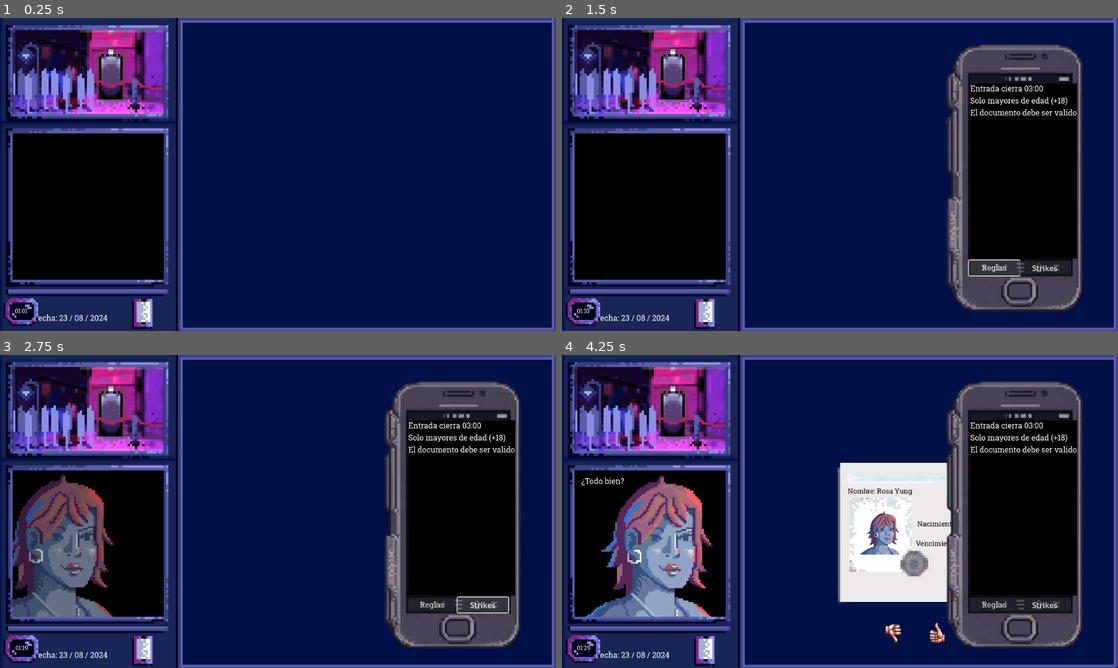
Above: before the commit, frames 1-4 (two rows, left to right).
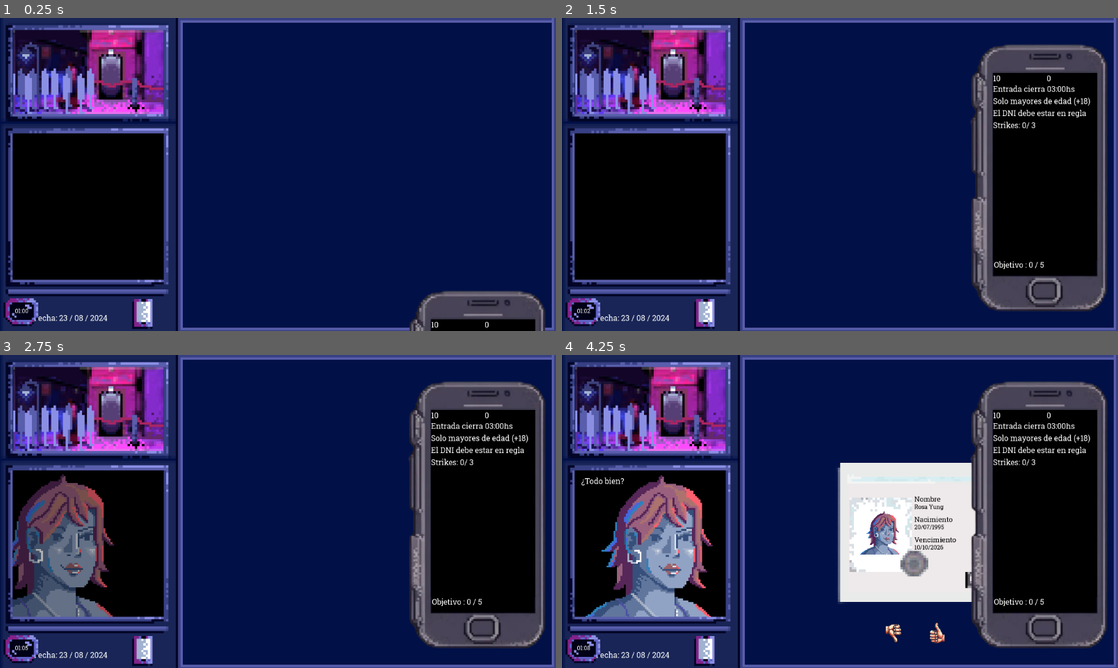
Above: after the commit, the same moments.

Repository: joacoague15/dni-en-mano
Game: Godot game, scene res://main_scene.tscn
Same seed, same stepped clock (60 frames per second), same inputs: the game is played once before the commit and once after it.
Inputs (mouse positions are in pixels of both pictures, inside the frame that each line leads up to):
- Up to frame 1 (0.25 s): no input
- Up to frame 2 (1.5 s): click (706, 315) at 0.5 s; click (995, 268) at 1.25 s, where only the run before the commit has a clickable "Reglas"
- Up to frame 3 (2.75 s): click (483, 605) at 2 s, where only the run before the commit has a clickable "Strikes"
- Up to frame 4 (4.25 s): click (706, 652) at 2.75 s; click (706, 652) at 3.5 s

The runs differ from the first frame. In frame 1, 2.9% of the frame differs, in the area x 4-99%, y 87-100%; in frame 2, 13%; in frame 3, 14%; in frame 4, 14%, in the area x 3-98%, y 8-95%.

Commit message:
Added objetives for win or loose

Diff:
--- a/CountdownNode.gd
+++ b/CountdownNode.gd
@@ -22,10 +22,9 @@
 
 func _process(delta):
 	if countdown_timer.is_stopped() and not result_screen_shown:
-		character_node.fill_result_details()
-		result_animation_player.play("show_results")
+		character_node.end_level()
 		result_screen_shown = true
-	change_remaining_seconds(delta * 7)
+	change_remaining_seconds(delta * 2)
 
 func _on_countdown_timer_timeout():
 	if current_time >= end_time:
--- a/character_random_selector.gd
+++ b/character_random_selector.gd
@@ -12,7 +12,9 @@
 @onready var total_characters_count = $ResultScreen/TotalCharactersCount
 @onready var correct_characters_count = $ResultScreen/CorrectCharactersCount
 @onready var incorrect_characters_count = $ResultScreen/IncorrectCharactersCount
-
+@onready var energy_label = $Phone/EnergyLabel
+@onready var strikes_label = $Phone/StrikesLabel
+@onready var correct_character_label = $Phone/CorrectCharactersLabel
 
 @onready var accept_button = $AcceptButton
 @onready var reject_button = $RejectButton
@@ -47,13 +49,21 @@
 
 var rules_visible = false
 
-var check_interval = 0.1  # Check every 0.1 seconds
+var check_interval = 0.1
 var time_since_last_check = 0.0
+
+var energy = 10
+var PERMITED_STRIKES = 3
+var CORRECT_CHARACTERS_NEEDED = 5
+var strikes = 0
 
 func _ready():
 	correct_characters = 0
 	incorrect_characters = []
 	background_music.play()
+	energy_label.text = str(energy)
+	strikes_label.text = str(strikes)
+	correct_character_label.text = "Objetivo : " + str(correct_characters) + " / " + str(CORRECT_CHARACTERS_NEEDED)
 	Input.set_custom_mouse_cursor(custom_cursor, 0, Vector2(64, 64))
 	apply_rules()
 	accept_button.visible = false
@@ -91,26 +101,54 @@
 	var correct_choice = false
 	accept_button.visible = false
 	reject_button.visible = false
+	handle_energy()
 	dni_animation_player.play("dni_disappear")
 	if problem in ["due_date", "born_date"]:
 		if wasAccepted:
 			incorrect_characters.append(problem)
+			handle_strikes()
 		else:
-			correct_characters += 1
 			correct_choice = true
+			handle_amount_correct_characters()
 	else:
 		if not problem and not wasAccepted:
 			incorrect_characters.append(problem)
+			handle_strikes()
 		elif not problem and wasAccepted:
-			correct_characters += 1
 			correct_choice = true
+			handle_amount_correct_characters()
 	handle_character_enter_or_not_anim(wasAccepted)
+
+func handle_energy():
+	if energy <= 1:
+		end_level()
+	energy -= 1
+	energy_label.text = str(energy)
+
+func handle_strikes():
+	if strikes < PERMITED_STRIKES:
+		strikes += 1
+		strikes_label.text = str(strikes)
+	else:
+		end_level()
+
+func handle_amount_correct_characters():
+	correct_characters += 1
+	correct_character_label.text = "Objetivo : " + str(correct_characters) + " / " + str(CORRECT_CHARACTERS_NEEDED)
+	if correct_characters >= CORRECT_CHARACTERS_NEEDED:
+		fill_result_details()
+		result_animation_player.play("show_results")
+
+func end_level():
+	fill_result_details()
+	result_animation_player.play("show_results")
 
 func apply_rules():
 	var rules = [
-		"Entrada cierra 03:00",
+		"Entrada cierra 03:00hs",
 		"Solo mayores de edad (+18)",
-		"El documento debe ser valido"
+		"El DNI debe estar en regla",
+		"Strikes: " + str(strikes) + "/ " + str(PERMITED_STRIKES)
 	]
 
 	var rules_text = ""
@@ -165,7 +203,6 @@
 	Input.set_custom_mouse_cursor(thumb_up_cursor, 0, Vector2(64, 64))
 
 func _on_reject_button_mouse_entered():
-	modulate = hover_color
 	Input.set_custom_mouse_cursor(thumb_down_cursor, 0, Vector2(64, 64))
 
 func _on_accept_button_mouse_exited():
--- a/dni_information.gd
+++ b/dni_information.gd
@@ -13,9 +13,9 @@
 
 func display_person_dni(dni):
 	if dni:
-		name_label.text = "Nombre: " + dni["name"]
-		born_date_label.text = "Nacimiento: " + dni["born_date"]
-		due_date_label.text = "Vencimiento: " + dni["due_date"]
+		name_label.text = dni["name"]
+		born_date_label.text = dni["born_date"]
+		due_date_label.text = dni["due_date"]
 		portrait_sprite.texture = dni["document_photo"]
 		portrait_sprite.visible = true
 	else:
--- a/main_scene.tscn
+++ b/main_scene.tscn
@@ -16,6 +16,109 @@
 [ext_resource type="Texture2D" uid="uid://nip20sokv4sy" path="res://characterImages/phone.png" id="15_4qmgs"]
 [ext_resource type="AudioStream" uid="uid://dh5mpboqaq8a4" path="res://sounds/la_noche_llama.ogg" id="15_entrm"]
 
+[sub_resource type="Animation" id="Animation_5h8d7"]
+length = 0.001
+tracks/0/type = "value"
+tracks/0/imported = false
+tracks/0/enabled = true
+tracks/0/path = NodePath("ResultBackground:color")
+tracks/0/interp = 1
+tracks/0/loop_wrap = true
+tracks/0/keys = {
+"times": PackedFloat32Array(0),
+"transitions": PackedFloat32Array(1),
+"update": 0,
+"values": [Color(0, 0, 0, 0)]
+}
+tracks/1/type = "value"
+tracks/1/imported = false
+tracks/1/enabled = true
+tracks/1/path = NodePath("LabelEffectScreen:visible")
+tracks/1/interp = 1
+tracks/1/loop_wrap = true
+tracks/1/keys = {
+"times": PackedFloat32Array(0),
+"transitions": PackedFloat32Array(1),
+"update": 1,
+"values": [false]
+}
+tracks/2/type = "value"
+tracks/2/imported = false
+tracks/2/enabled = true
+tracks/2/path = NodePath("LabelEffectScreen:position")
+tracks/2/interp = 1
+tracks/2/loop_wrap = true
+tracks/2/keys = {
+"times": PackedFloat32Array(0),
+"transitions": PackedFloat32Array(1),
+"update": 0,
+"values": [Vector2(-587, -335)]
+}
+tracks/3/type = "value"
+tracks/3/imported = false
+tracks/3/enabled = true
+tracks/3/path = NodePath(".:z_index")
+tracks/3/interp = 1
+tracks/3/loop_wrap = true
+tracks/3/keys = {
+"times": PackedFloat32Array(0),
+"transitions": PackedFloat32Array(1),
+"update": 1,
+"values": [0]
+}
+tracks/4/type = "value"
+tracks/4/imported = false
+tracks/4/enabled = true
+tracks/4/path = NodePath("TotalCharactersCount:visible")
+tracks/4/interp = 1
+tracks/4/loop_wrap = true
+tracks/4/keys = {
+"times": PackedFloat32Array(0),
+"transitions": PackedFloat32Array(1),
+"update": 1,
+"values": [false]
+}
+tracks/5/type = "value"
+tracks/5/imported = false
+tracks/5/enabled = true
+tracks/5/path = NodePath("CorrectCharactersCount:visible")
+tracks/5/interp = 1
+tracks/5/loop_wrap = true
+tracks/5/keys = {
+"times": PackedFloat32Array(0),
+"transitions": PackedFloat32Array(1),
+"update": 1,
+"values": [false]
+}
+tracks/6/type = "value"
+tracks/6/imported = false
+tracks/6/enabled = true
+tracks/6/path = NodePath("IncorrectCharactersCount:visible")
+tracks/6/interp = 1
+tracks/6/loop_wrap = true
+tracks/6/keys = {
+"times": PackedFloat32Array(0),
+"transitions": PackedFloat32Array(1),
+"update": 1,
+"values": [false]
+}
+
+[sub_resource type="Animation" id="Animation_e1jg5"]
+resource_name = "show_labels"
+length = 4.0
+tracks/0/type = "value"
+tracks/0/imported = false
+tracks/0/enabled = true
+tracks/0/path = NodePath("LabelEffectScreen:position")
+tracks/0/interp = 1
+tracks/0/loop_wrap = true
+tracks/0/keys = {
+"times": PackedFloat32Array(0, 4),
+"transitions": PackedFloat32Array(1, 1),
+"update": 0,
+"values": [Vector2(-587, -335), Vector2(-587, 400)]
+}
+
 [sub_resource type="Animation" id="Animation_25fdj"]
 resource_name = "show_results"
 length = 2.2
@@ -90,109 +193,6 @@
 "transitions": PackedFloat32Array(1),
 "update": 1,
 "values": [true]
-}
-
-[sub_resource type="Animation" id="Animation_5h8d7"]
-length = 0.001
-tracks/0/type = "value"
-tracks/0/imported = false
-tracks/0/enabled = true
-tracks/0/path = NodePath("ResultBackground:color")
-tracks/0/interp = 1
-tracks/0/loop_wrap = true
-tracks/0/keys = {
-"times": PackedFloat32Array(0),
-"transitions": PackedFloat32Array(1),
-"update": 0,
-"values": [Color(0, 0, 0, 0)]
-}
-tracks/1/type = "value"
-tracks/1/imported = false
-tracks/1/enabled = true
-tracks/1/path = NodePath("LabelEffectScreen:visible")
-tracks/1/interp = 1
-tracks/1/loop_wrap = true
-tracks/1/keys = {
-"times": PackedFloat32Array(0),
-"transitions": PackedFloat32Array(1),
-"update": 1,
-"values": [false]
-}
-tracks/2/type = "value"
-tracks/2/imported = false
-tracks/2/enabled = true
-tracks/2/path = NodePath("LabelEffectScreen:position")
-tracks/2/interp = 1
-tracks/2/loop_wrap = true
-tracks/2/keys = {
-"times": PackedFloat32Array(0),
-"transitions": PackedFloat32Array(1),
-"update": 0,
-"values": [Vector2(-587, -335)]
-}
-tracks/3/type = "value"
-tracks/3/imported = false
-tracks/3/enabled = true
-tracks/3/path = NodePath(".:z_index")
-tracks/3/interp = 1
-tracks/3/loop_wrap = true
-tracks/3/keys = {
-"times": PackedFloat32Array(0),
-"transitions": PackedFloat32Array(1),
-"update": 1,
-"values": [0]
-}
-tracks/4/type = "value"
-tracks/4/imported = false
-tracks/4/enabled = true
-tracks/4/path = NodePath("TotalCharactersCount:visible")
-tracks/4/interp = 1
-tracks/4/loop_wrap = true
-tracks/4/keys = {
-"times": PackedFloat32Array(0),
-"transitions": PackedFloat32Array(1),
-"update": 1,
-"values": [false]
-}
-tracks/5/type = "value"
-tracks/5/imported = false
-tracks/5/enabled = true
-tracks/5/path = NodePath("CorrectCharactersCount:visible")
-tracks/5/interp = 1
-tracks/5/loop_wrap = true
-tracks/5/keys = {
-"times": PackedFloat32Array(0),
-"transitions": PackedFloat32Array(1),
-"update": 1,
-"values": [false]
-}
-tracks/6/type = "value"
-tracks/6/imported = false
-tracks/6/enabled = true
-tracks/6/path = NodePath("IncorrectCharactersCount:visible")
-tracks/6/interp = 1
-tracks/6/loop_wrap = true
-tracks/6/keys = {
-"times": PackedFloat32Array(0),
-"transitions": PackedFloat32Array(1),
-"update": 1,
-"values": [false]
-}
-
-[sub_resource type="Animation" id="Animation_e1jg5"]
-resource_name = "show_labels"
-length = 4.0
-tracks/0/type = "value"
-tracks/0/imported = false
-tracks/0/enabled = true
-tracks/0/path = NodePath("LabelEffectScreen:position")
-tracks/0/interp = 1
-tracks/0/loop_wrap = true
-tracks/0/keys = {
-"times": PackedFloat32Array(0, 4),
-"transitions": PackedFloat32Array(1, 1),
-"update": 0,
-"values": [Vector2(-587, -335), Vector2(-587, 400)]
 }
 
 [sub_resource type="AnimationLibrary" id="AnimationLibrary_dbdax"]
@@ -593,7 +593,7 @@
 "times": PackedFloat32Array(0),
 "transitions": PackedFloat32Array(1),
 "update": 0,
-"values": [Vector2(419, 675)]
+"values": [Vector2(470, 510)]
 }
 
 [sub_resource type="Animation" id="Animation_j1gxf"]
@@ -609,7 +609,7 @@
 "times": PackedFloat32Array(0, 0.5),
 "transitions": PackedFloat32Array(1, 1),
 "update": 0,
-"values": [Vector2(419, 675), Vector2(419, 0)]
+"values": [Vector2(470, 510), Vector2(470, 0)]
 }
 
 [sub_resource type="Animation" id="Animation_qfl5k"]
@@ -625,7 +625,7 @@
 "times": PackedFloat32Array(0, 0.5),
 "transitions": PackedFloat32Array(1, 1),
 "update": 0,
-"values": [Vector2(419, 0), Vector2(419, 675)]
+"values": [Vector2(470, 0), Vector2(470, 510)]
 }
 
 [sub_resource type="AnimationLibrary" id="AnimationLibrary_xam52"]
@@ -636,6 +636,15 @@
 }
 
 [sub_resource type="StyleBoxFlat" id="StyleBoxFlat_nu1mr"]
+bg_color = Color(0, 0, 0, 1)
+
+[sub_resource type="StyleBoxFlat" id="StyleBoxFlat_b31ab"]
+bg_color = Color(0, 0, 0, 1)
+
+[sub_resource type="StyleBoxFlat" id="StyleBoxFlat_0yf3k"]
+bg_color = Color(0, 0, 0, 1)
+
+[sub_resource type="StyleBoxFlat" id="StyleBoxFlat_4vpl2"]
 bg_color = Color(0, 0, 0, 1)
 
 [node name="Character" type="Node2D"]
@@ -712,14 +721,6 @@
 region_enabled = true
 region_rect = Rect2(3.95926, 0, 1916.04, 1080)
 
-[node name="ResultLabel" type="Label" parent="."]
-visible = false
-offset_left = 211.0
-offset_top = -297.0
-offset_right = 251.0
-offset_bottom = -274.0
-theme_override_fonts/font = SubResource("FontVariation_xvukn")
-
 [node name="CurrentDateLabel" type="Label" parent="."]
 offset_left = -500.0
 offset_top = 280.0
@@ -735,35 +736,68 @@
 texture = ExtResource("3_51jtu")
 script = ExtResource("2_m835h")
 
+[node name="NameTitle" type="Label" parent="DNIInformation"]
+modulate = Color(0, 0, 0, 1)
+self_modulate = Color(0, 0, 0, 1)
+offset_left = 200.0
+offset_top = -120.0
+offset_right = 430.0
+offset_bottom = -85.0
+theme_override_fonts/font = ExtResource("3_a2yxb")
+theme_override_font_sizes/font_size = 24
+text = "Nombre"
+
 [node name="NameLabel" type="Label" parent="DNIInformation"]
 modulate = Color(0, 0, 0, 1)
 self_modulate = Color(0, 0, 0, 1)
-offset_left = -30.0
-offset_top = -148.333
-offset_right = 320.0
-offset_bottom = -107.333
+offset_left = 200.0
+offset_top = -90.0
+offset_right = 415.0
+offset_bottom = -62.0
 theme_override_fonts/font = SubResource("FontVariation_xvukn")
+theme_override_font_sizes/font_size = 20
+
+[node name="BornDateTitle" type="Label" parent="DNIInformation"]
+modulate = Color(0, 0, 0, 1)
+self_modulate = Color(0, 0, 0, 1)
+offset_left = 200.0
+offset_top = -50.0
+offset_right = 332.0
+offset_bottom = -17.0
+theme_override_fonts/font = ExtResource("3_a2yxb")
 theme_override_font_sizes/font_size = 24
+text = "Nacimiento"
 
 [node name="BornDateLabel" type="Label" parent="DNIInformation"]
 modulate = Color(0, 0, 0, 1)
 self_modulate = Color(0, 0, 0, 1)
-offset_left = 210.0
-offset_top = -35.0
-offset_right = 570.0
-offset_bottom = 2.0
+offset_left = 200.0
+offset_top = -20.0
+offset_right = 348.0
+offset_bottom = 17.0
+theme_override_fonts/font = ExtResource("3_a2yxb")
+theme_override_font_sizes/font_size = 20
+
+[node name="DueDateTitle" type="Label" parent="DNIInformation"]
+modulate = Color(0, 0, 0, 1)
+self_modulate = Color(0, 0, 0, 1)
+offset_left = 200.0
+offset_top = 20.0
+offset_right = 344.0
+offset_bottom = 53.0
 theme_override_fonts/font = ExtResource("3_a2yxb")
 theme_override_font_sizes/font_size = 24
+text = "Vencimiento"
 
 [node name="DueDateLabel" type="Label" parent="DNIInformation"]
 modulate = Color(0, 0, 0, 1)
 self_modulate = Color(0, 0, 0, 1)
-offset_left = 205.0
-offset_top = 33.0
-offset_right = 540.0
-offset_bottom = 68.0
+offset_left = 200.0
+offset_top = 50.0
+offset_right = 535.0
+offset_bottom = 85.0
 theme_override_fonts/font = SubResource("FontVariation_xvukn")
-theme_override_font_sizes/font_size = 24
+theme_override_font_sizes/font_size = 20
 
 [node name="DNIAnimationPlayer" type="AnimationPlayer" parent="DNIInformation"]
 libraries = {
@@ -868,7 +902,7 @@
 bus = &"New Bus"
 
 [node name="Phone" type="Sprite2D" parent="."]
-position = Vector2(419, 675)
+position = Vector2(470, 510)
 texture = ExtResource("15_4qmgs")
 
 [node name="RulesAnimationPlayer" type="AnimationPlayer" parent="Phone"]
@@ -878,29 +912,36 @@
 }
 
 [node name="RulesLabel" type="Label" parent="Phone"]
-offset_left = -143.0
-offset_top = -195.0
-offset_right = 65.0
-offset_bottom = 168.0
+offset_left = -147.0
+offset_top = -194.0
+offset_right = 69.0
+offset_bottom = 171.0
 theme_override_fonts/font = ExtResource("3_a2yxb")
 theme_override_styles/normal = SubResource("StyleBoxFlat_nu1mr")
 
-[node name="RulesPhoneButton" type="Button" parent="Phone"]
-offset_left = -146.0
-offset_top = 172.0
-offset_right = -41.0
+[node name="EnergyLabel" type="Label" parent="Phone"]
+offset_left = -147.0
+offset_top = -216.0
+offset_right = -33.0
+offset_bottom = -190.0
+theme_override_fonts/font = ExtResource("3_a2yxb")
+theme_override_styles/normal = SubResource("StyleBoxFlat_b31ab")
+
+[node name="StrikesLabel" type="Label" parent="Phone"]
+offset_left = -36.0
+offset_top = -216.0
+offset_right = 69.0
+offset_bottom = -189.0
+theme_override_fonts/font = ExtResource("3_a2yxb")
+theme_override_styles/normal = SubResource("StyleBoxFlat_0yf3k")
+
+[node name="CorrectCharactersLabel" type="Label" parent="Phone"]
+offset_left = -145.0
+offset_top = 170.0
+offset_right = 67.0
 offset_bottom = 203.0
 theme_override_fonts/font = ExtResource("3_a2yxb")
-text = "Reglas
-"
-
-[node name="StrikesButton" type="Button" parent="Phone"]
-offset_left = -41.0
-offset_top = 172.0
-offset_right = 64.0
-offset_bottom = 203.0
-text = "Strikes
-"
+theme_override_styles/normal = SubResource("StyleBoxFlat_4vpl2")
 
 [connection signal="animation_finished" from="ResultScreen/ResultAnimationPlayer" to="." method="_on_result_animation_player_animation_finished"]
 [connection signal="animation_finished" from="CharacterSprite/AnimationPlayer" to="." method="_on_animation_player_animation_finished"]
Not shown: 1 places in main_scene.tscn that only renumber resources
